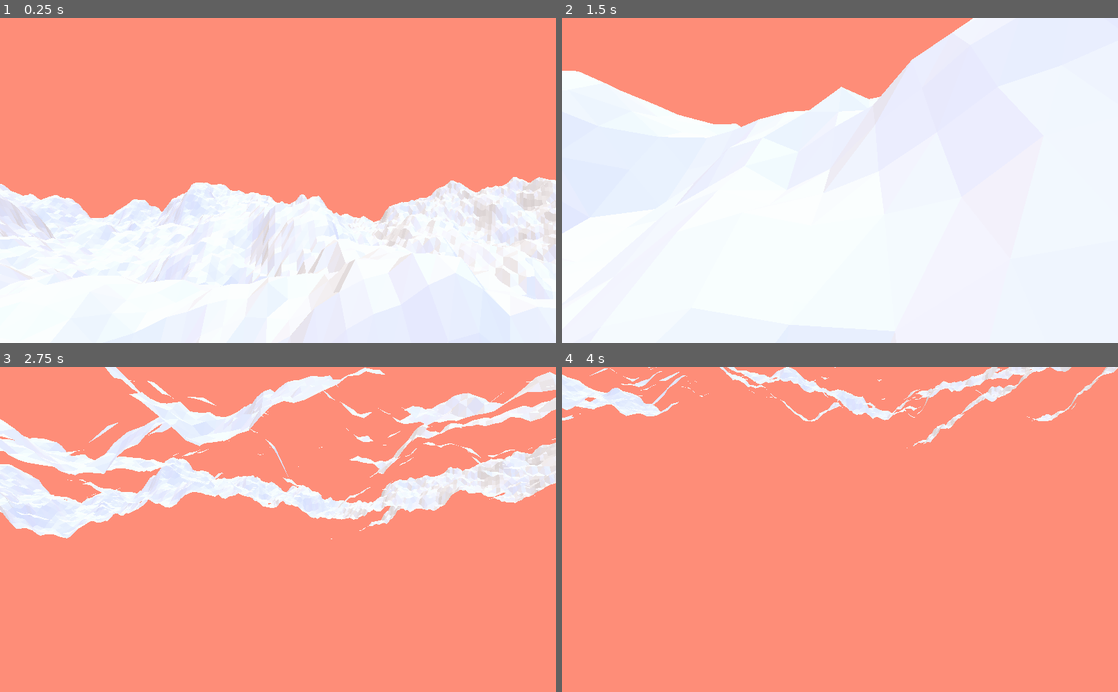
Above: before the commit, frames 1-4 (two rows, left to right).
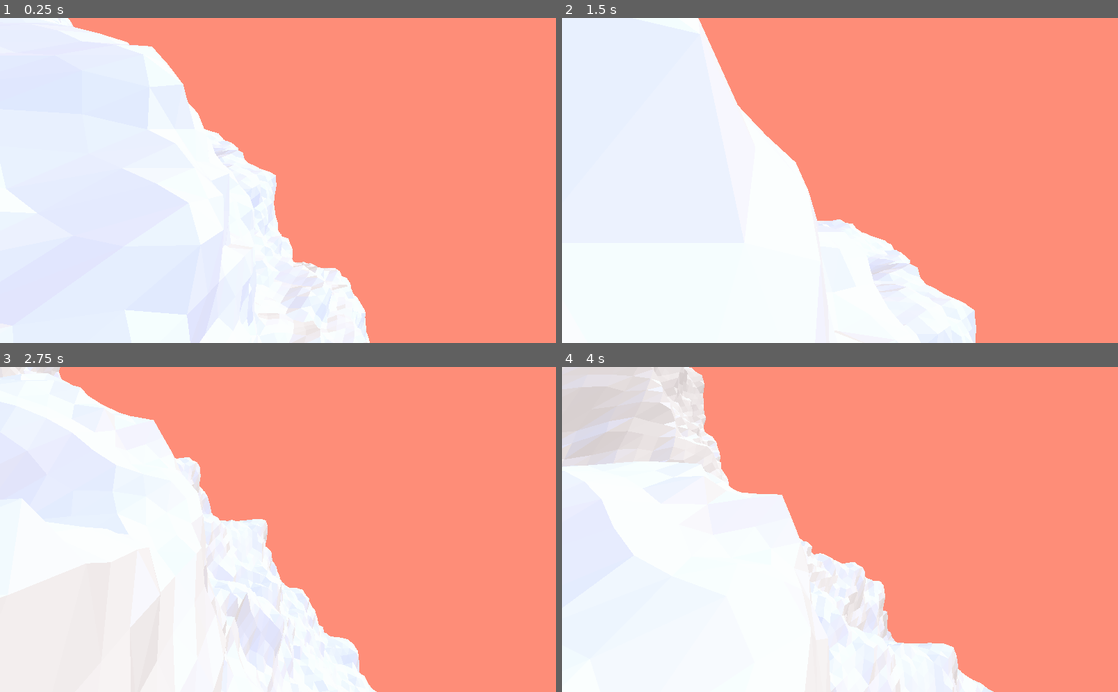
Above: after the commit, the same moments.

Repository: Abhilash30/SpookyForestGame
Game: Godot game, scene res://Scenes/World.tscn
Same seed, same stepped clock (60 frames per second), same inputs: the game is played once before the commit and once after it. The project has no main scene, so this scene is started directly.
Inputs (mouse positions are in pixels of both pictures, inside the frame that each line leads up to):
- Up to frame 1 (0.25 s): no input
- Up to frame 2 (1.5 s): move the mouse to (867, 180) at 0.52 s; hold Up (ui_up) from 0.53 s (still down); tap Space (Jump) at 0.77 s; move the mouse to (812, 180) at 1.27 s
- Up to frame 3 (2.75 s): keep holding Up (ui_up); tap Space (Jump) at 1.52 s; move the mouse to (289, 523) at 2.02 s
- Up to frame 4 (4 s): keep holding Up (ui_up); move the mouse to (834, 536) at 2.77 s; tap Space (Jump) at 3.02, 3.77 s; move the mouse to (878, 532) at 3.52 s

The runs differ from the first frame. In frame 1, 41% of the frame differs, in the area x 0-100%, y 0-100%; in frame 2, 51%; in frame 3, 48%; in frame 4, 47%.

Commit message:
Infinte terrain

Diff:
--- a/SpookyForestGame!/Scenes/World.tscn
+++ b/SpookyForestGame!/Scenes/World.tscn
@@ -1,7 +1,6 @@
-[gd_scene load_steps=3 format=2]
+[gd_scene load_steps=2 format=2]
 
 [ext_resource path="res://World.gd" type="Script" id=1]
-[ext_resource path="res://Scenes/Player.tscn" type="PackedScene" id=2]
 
 [node name="World" type="Spatial"]
 script = ExtResource( 1 )
@@ -11,5 +10,7 @@
 light_color = Color( 0.27451, 0.505882, 0.8, 1 )
 light_energy = 0.83
 
-[node name="Player" parent="." instance=ExtResource( 2 )]
-transform = Transform( 1, 0, 0, 0, 1, 0, 0, 0, 1, 0, 23, 0 )
+[node name="Rotate" type="Spatial" parent="."]
+
+[node name="Camera" type="Camera" parent="Rotate"]
+transform = Transform( 0.707107, -0.707107, 0, 0.707107, 0.707107, 0, 0, 0, 1, 27, 17, 0 )
--- a/SpookyForestGame!/World.gd
+++ b/SpookyForestGame!/World.gd
@@ -42,5 +42,5 @@
 
 
 func _process(delta):
-	#$Rotate.rotate_y(delta * 0.5)
+	$Rotate.rotate_y(delta * 0.5)
 	pass
